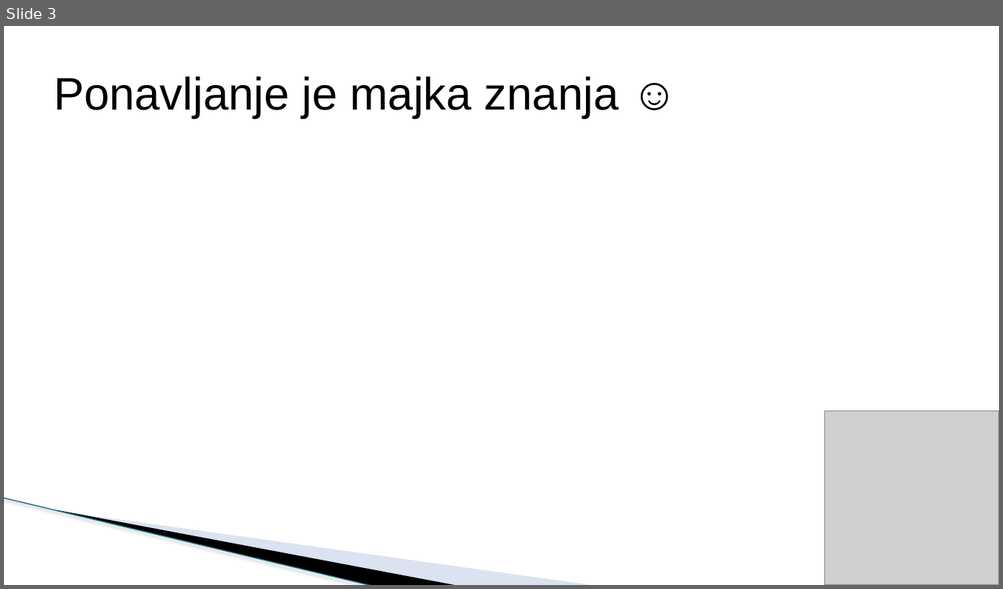
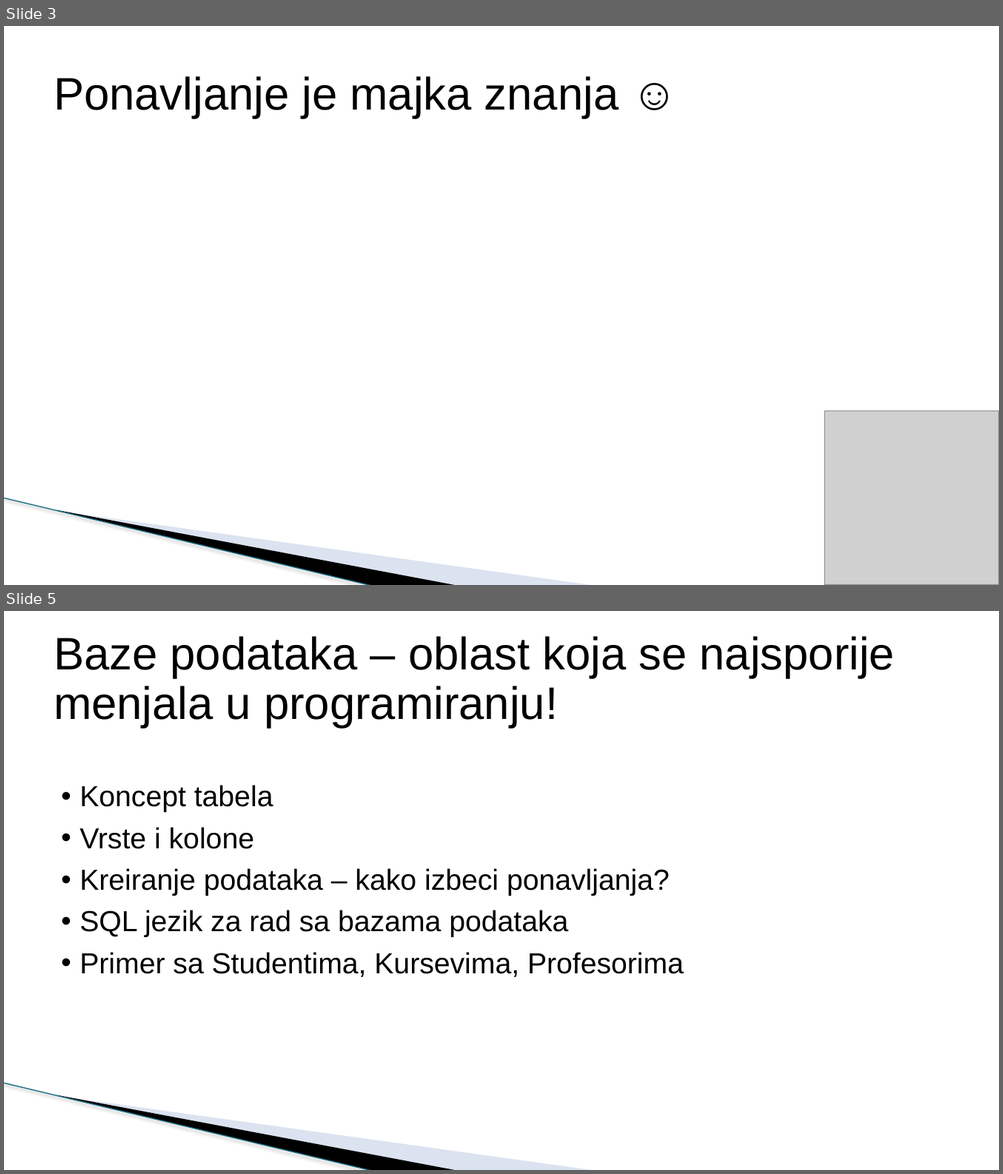
Before and after one commit to todalexcode/kurs-front-end, a slide deck: sesija-35/PPT/Front-End Developer-35.pptx. Shown one above the other, each under a label of ours: slide 3 before the commit, slides 3 and 5 after it; the slides between them are not shown. The pictures are 1003x589 and 1003x1174 pixels, drawn with LibreOffice and Linux fonts; fonts in the diff are those of the drawing; grey boxes stand for pictures; background and template pictures are left out. Boxes give left, top, right and bottom in pixels: in the first picture for what was removed or moved away, otherwise in the second. Text is boxed around its words. In the diff, an @@ line names an element or a change of style, - is before the commit and + after.

```diff
--- a/sesija-35/PPT/Front-End Developer-35.pptx
+++ b/sesija-35/PPT/Front-End Developer-35.pptx
@@ slide 5 added at (x1=4, y1=611, x2=999, y2=1170), background #FFFFFF; not listed: 3 template elements that a slide beside it also shows @@
@@ title added at (x1=54, y1=636, x2=895, y2=728), 44 pt, text #000000 @@
+Baze podataka – oblast koja se najsporije menjala u programiranju!
@@ text added at (x1=79, y1=785, x2=683, y2=977), 28 pt, text #000000 @@
+• Koncept tabela
+• Vrste i kolone
+• Kreiranje podataka – kako izbeci ponavljanja?
+• SQL jezik za rad sa bazama podataka
+• Primer sa Studentima, Kursevima, Profesorima
```
Also in this commit, not shown: 1 slide changed, 6 other slides added, 2 slides removed, 5 other files.
